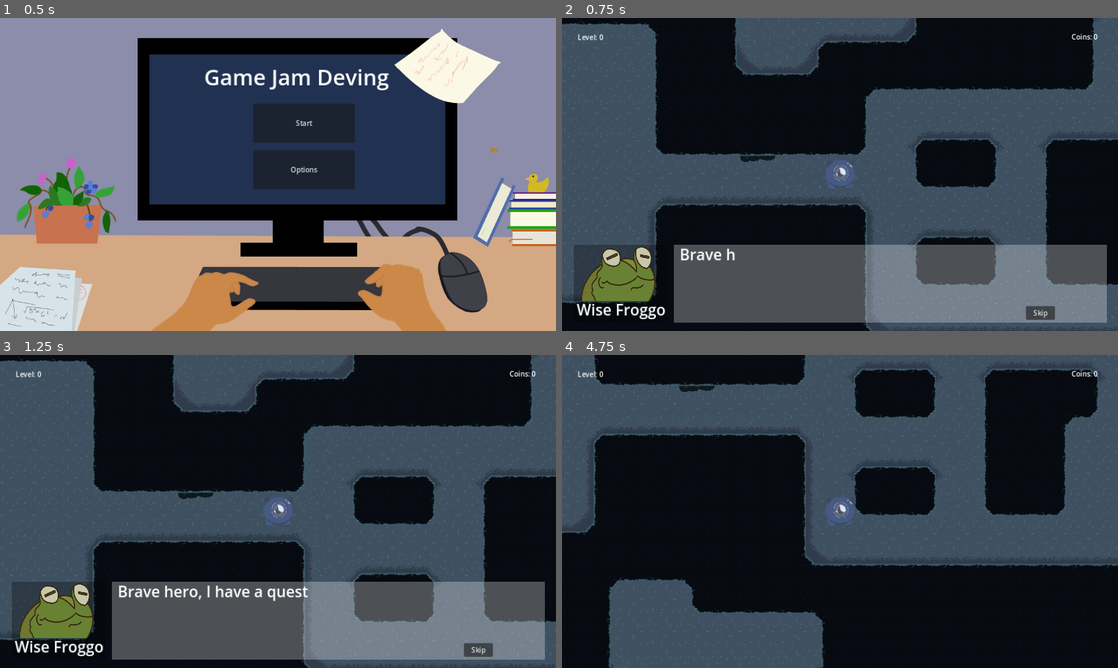
Above: before the commit, frames 1-4 (two rows, left to right).
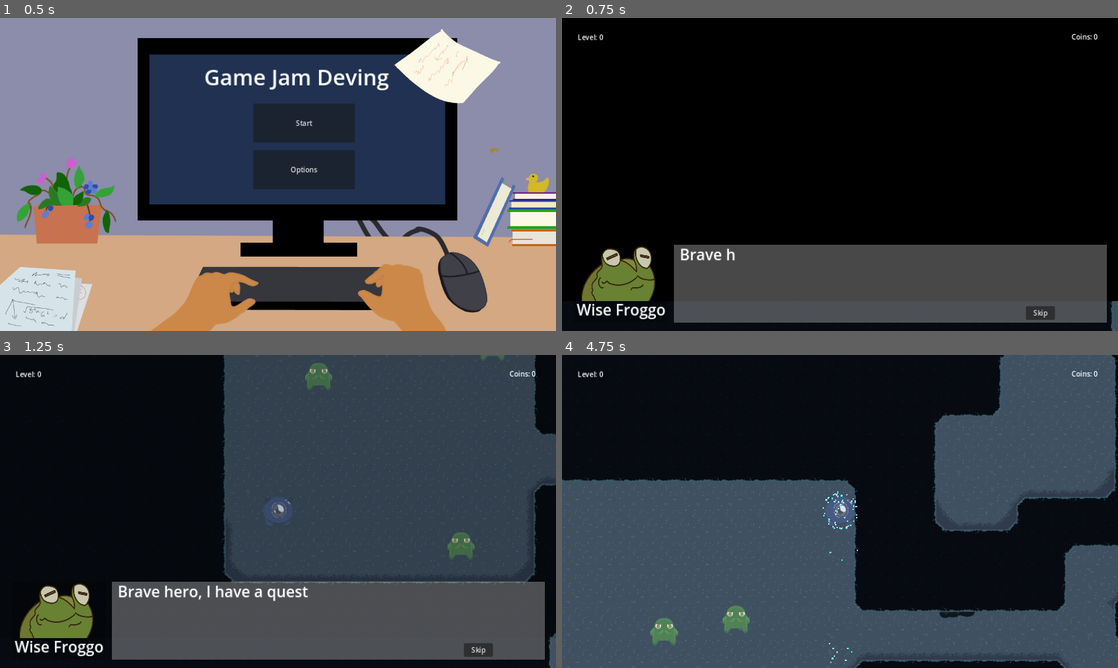
Above: after the commit, the same moments.

Repository: acropolis914/Gwizz-s-Game-Jam
Game: Godot game, scene res://Scene/main_menu.tscn
Two runs of this game, one before a commit and one after it. Both use one fixed random seed, a clock stepped at 60 frames per second and the inputs below. Sound files missing from this copy of the repository are replaced by a short silence.
Inputs (mouse positions are in pixels of both pictures, inside the frame that each line leads up to):
- Up to frame 1 (0.5 s): no input
- Up to frame 2 (0.75 s): click "Start" at 0.5 s
- Up to frame 3 (1.25 s): no input
- Up to frame 4 (4.75 s): click "Skip" at 1.25 s; tap Enter at 2 s; move the mouse to (962, 495) at 2.02 s; hold D (move_right) 2.03-2.78 s; tap Shift (dash) at 2.1, 2.85, 3.8, 4.35 s; click (962, 495) at 2.17 s; move the mouse to (728, 527) at 2.77 s; hold S (move_down) 2.78-3.53 s; move the mouse to (895, 442) at 3.52 s; hold D (move_right) 3.53-4.28 s; click (895, 442) at 3.6 s; move the mouse to (812, 574) at 4.27 s; hold W (move_up) from 4.28 s (still down); click (812, 574) at 4.42 s

Frame 1 is identical in both runs. In frame 2, 50% of the frame differs, in the area x 0-100%, y 0-100%; in frame 3, 51%; in frame 4, 62%.

Commit message:
Story in game update
Story in game update

Diff:
--- a/Scene/main.tscn
+++ b/Scene/main.tscn
@@ -57,12 +57,9 @@
 zoom = Vector2(1.17, 1.17)
 
 [node name="Player" parent="." instance=ExtResource("2_b3uek")]
-position = Vector2(1052, 438)
+position = Vector2(184, 550)
 
 [node name="Option" parent="." instance=ExtResource("6_sx2wb")]
-visible = false
-
-[node name="Story_in_Game" parent="." instance=ExtResource("15_dc871")]
 visible = false
 
 [node name="Map" parent="." instance=ExtResource("7_t2y8m")]
@@ -220,8 +217,8 @@
 shape = SubResource("RectangleShape2D_2cc16")
 
 [node name="Black" type="Sprite2D" parent="."]
-visible = false
 modulate = Color(0, 0, 0, 1)
+z_index = 2
 position = Vector2(178.5, 433.5)
 scale = Vector2(9.99167, 6.09167)
 texture = ExtResource("14_upyrm")
@@ -241,5 +238,8 @@
 [node name="Trap2" parent="Traps" instance=ExtResource("4_b7axx")]
 position = Vector2(948, 193)
 
+[node name="Story_in_Game" parent="." instance=ExtResource("15_dc871")]
+visible = false
+
 [connection signal="body_entered" from="Enemy_Move_Triggers/Room2_trigger_Area2D" to="Enemy_Move_Triggers" method="_on_room_2_trigger_area_2d_body_entered"]
 [connection signal="body_entered" from="Enemy_Move_Triggers/Room3_trigger_Area2D" to="Enemy_Move_Triggers" method="_on_room_3_trigger_area_2d_body_entered"]
--- a/Scripts/Main.gd
+++ b/Scripts/Main.gd
@@ -5,19 +5,21 @@
 @export var trap : PackedScene
 var screen_size
 @onready var fade = $Fade
+@onready var story_in_game = $Story_in_Game
 
 func _ready():
 	fade.play("fade")
-	$Story_in_Game.show()
 	screen_size = get_viewport_rect().size
+	if GlobalScript.in_game:
+		story_in_game.queue_free()
 
 func _process(delta):
 	camera_mode(delta)
 	if has_node("Story_in_Game"):
 		if $Option.is_visible():
-			$Story_in_Game.hide()
+			story_in_game.hide()
 		else:
-			$Story_in_Game.show()
+			story_in_game.show()
 
 func camera_mode(delta):
 	if !GlobalScript.camera_mode:
--- a/Scripts/Player.gd
+++ b/Scripts/Player.gd
@@ -22,6 +22,7 @@
 		gwizz_sprite.flip_h = velocity.x < 0
 	if velocity == Vector2.ZERO:
 		gwizz_sprite.animation = "idle"
+
 	#position = position.clamp(Vector2.ZERO,get_parent().screen_size)
 
 func for_mouse_movement(_delta):
--- a/Scripts/Story_in_Game.gd
+++ b/Scripts/Story_in_Game.gd
@@ -30,7 +30,6 @@
 var dialog_num = 0
 
 func _ready():
-	GlobalScript.in_game = false
 	GlobalScript.in_room2 = false
 	GlobalScript.in_room3 = false
 	$Next_Button.hide()
--- a/Scripts/enemy_type_1.gd
+++ b/Scripts/enemy_type_1.gd
@@ -16,9 +16,12 @@
 
 func _process(delta):
 	var player_pos = get_parent().get_node("Player").get_position()
+	await get_tree().create_timer(2.0).timeout
 	if GlobalScript.in_game:
+
 		position += speed * (player_pos-position) * delta
 	move_and_slide()
+
 
 func _on_killer_area_2d_body_entered(body):
 	if body.is_in_group("player"):
--- a/Scripts/global_script.gd
+++ b/Scripts/global_script.gd
@@ -4,7 +4,7 @@
 var aesthetic = 0
 
 #UPGRADES
-var emeny_1 = false
+var emeny_1 = true
 var emeny_2 = false
 var emeny_3 = false
 var trap_rock = false
@@ -12,7 +12,7 @@
 var puzzle = false
 
 var collectible = false #coins
-var dash = false
+var dash = true
 var vissuals = true
 var pots = false
 var story = true
